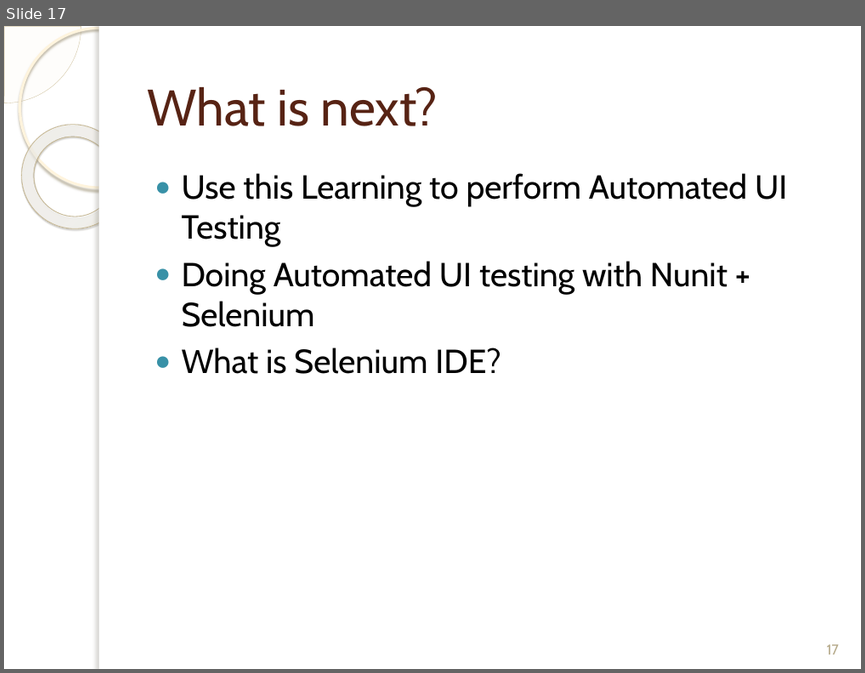
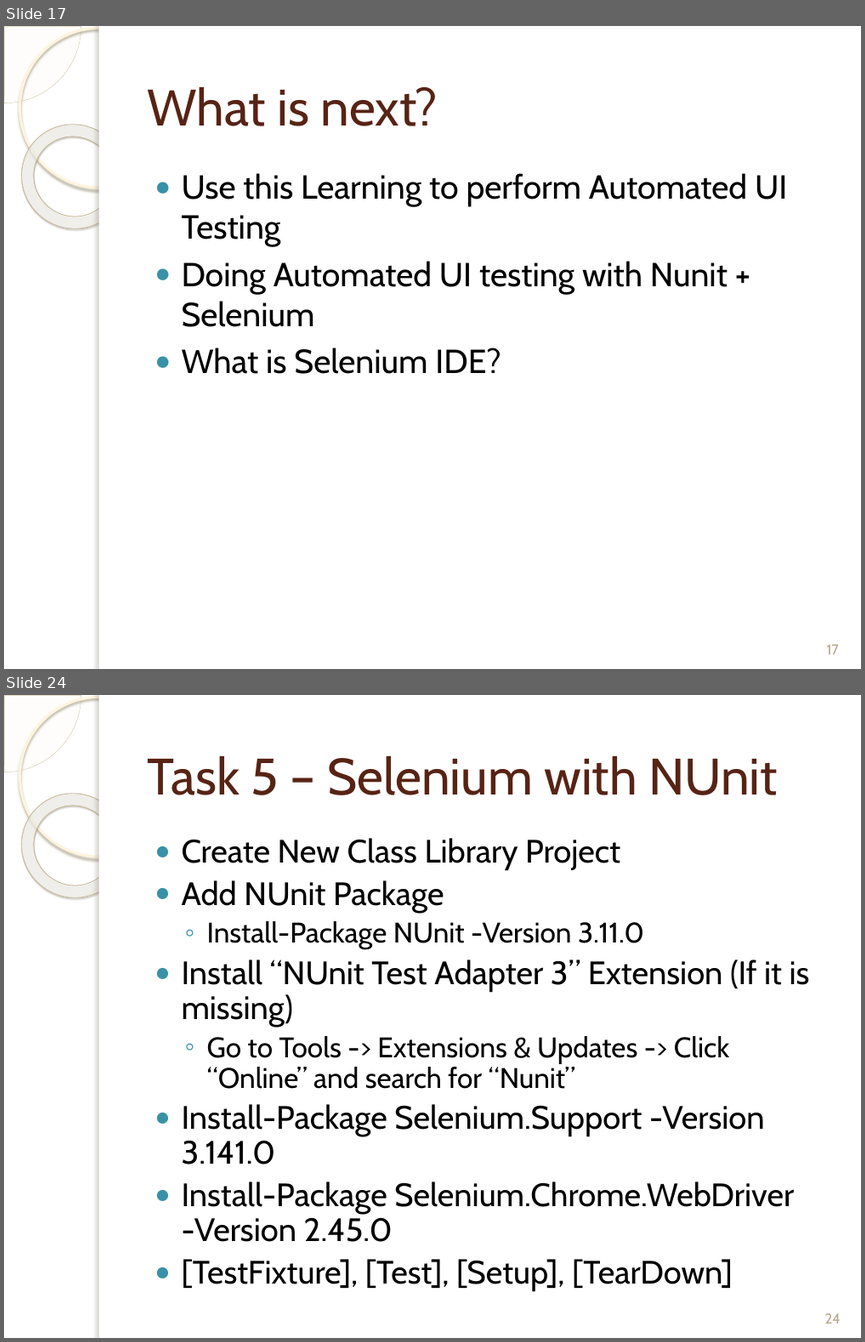
Before and after one commit to bilalshahzad139/SeleniumUIAutomation, a slide deck: Intro_To_Selenium.pptx. Shown one above the other, each under a label of ours: slide 17 before the commit, slides 17 and 24 after it; the slides between them are not shown. The pictures are 865x673 and 865x1342 pixels, drawn with LibreOffice and Linux fonts; fonts in the diff are those of the drawing; background and template pictures are left out. Boxes give left, top, right and bottom in pixels: in the first picture for what was removed or moved away, otherwise in the second. Text is boxed around its words. In the diff, an @@ line names an element or a change of style, - is before the commit and + after.

```diff
--- a/Intro_To_Selenium.pptx
+++ b/Intro_To_Selenium.pptx
@@ slide 24 added at (4,695,861,1338), background picture (left out); not listed: 5 template elements that a slide beside it also shows @@
@@ title added at (147,756,778,795), 43 pt, text #572314 @@
+Task 5 – Selenium with NUnit
@@ text added at (182,838,810,1290), 27.2 pt, text #000000 @@
+● Create New Class Library Project
+● Add NUnit Package
+  ◦ Install-Package NUnit -Version 3.11.0
+● Install “NUnit Test Adapter 3” Extension (If it is missing)
+  ◦ Go to Tools -> Extensions & Updates -> Click “Online” and search for “Nunit”
+● Install-Package Selenium.Support -Version 3.141.0
+● Install-Package Selenium.Chrome.WebDriver -Version 2.45.0
+● [TestFixture], [Test], [Setup], [TearDown]
@@ page number added at (825,1313,840,1323), 12 pt, text #B6A98A @@
+24
```
Also in this commit, not shown: 1 slide changed, 9 other slides added, 7 other files.
